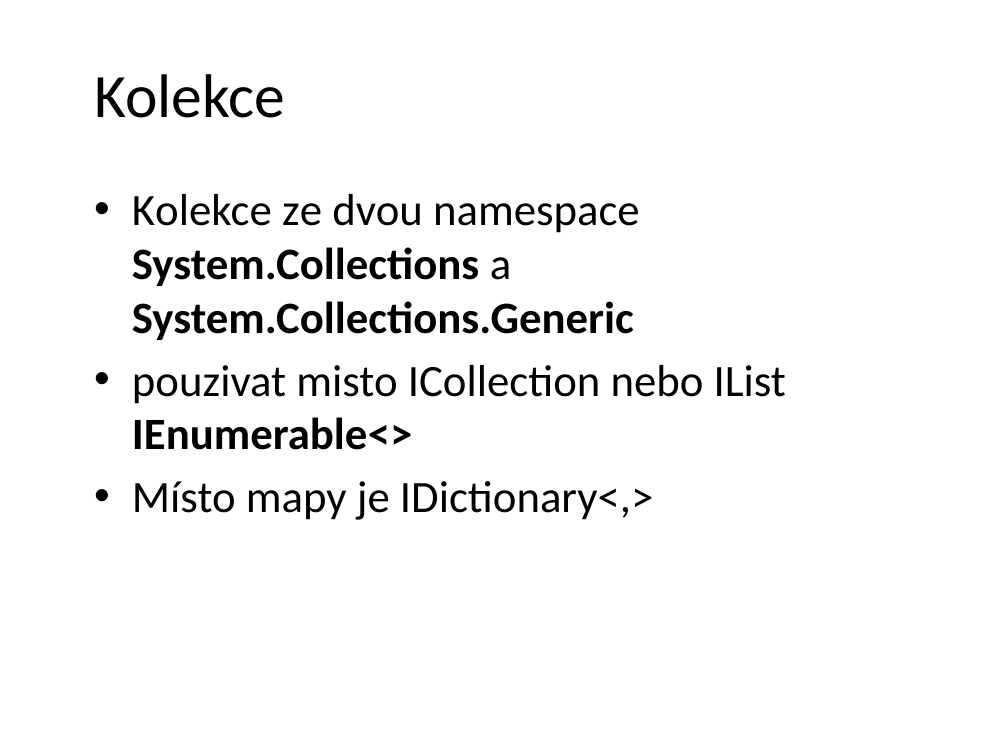
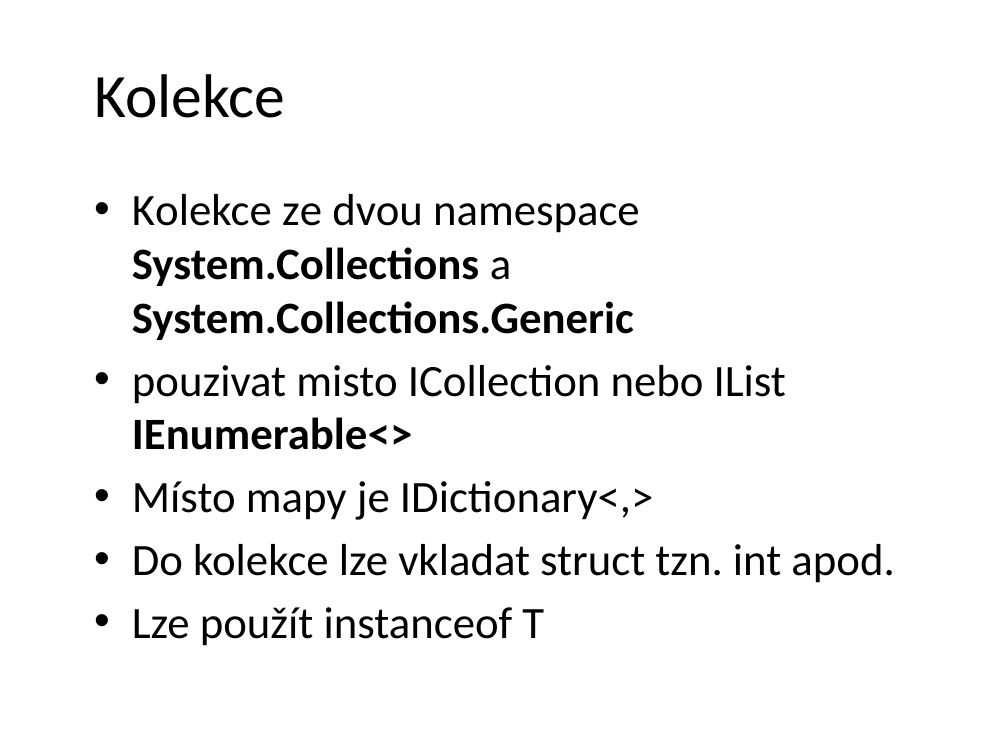
Before and after one commit to petrbalat/Skoleni-Csharp-NET, a slide deck: slide 8 of prezentace.pptx (slide 6 before the commit). Drawn at 1008x756 pixels with LibreOffice and Linux fonts; fonts in the diff are those of the drawing; background and template pictures are left out. Boxes give left, top, right and bottom in pixels: in the first picture for what was removed or moved away, otherwise in the second. Text is boxed around its words. In the diff, an @@ line names an element or a change of style, - is before the commit and + after.

```diff
--- a/prezentace.pptx
+++ b/prezentace.pptx
@@ text at (132, 544, 894, 646): paragraphs added @@
+• Do kolekce lze vkladat struct tzn. int apod.
+• Lze použít instanceof T
```
Also in this commit, not shown: 2 other slides changed, 1 other file.
